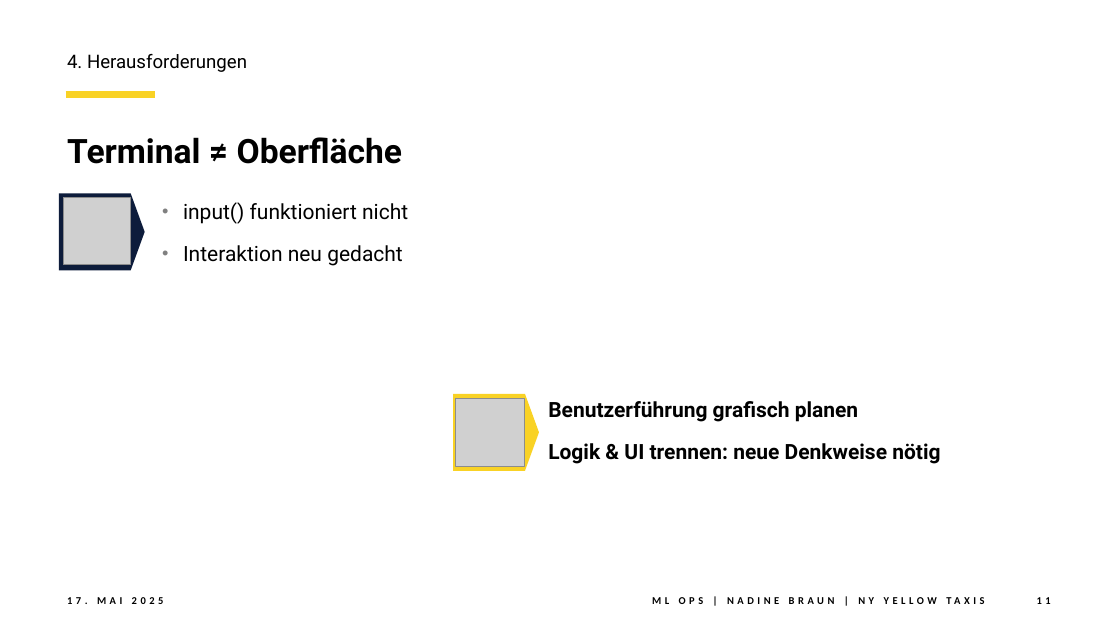
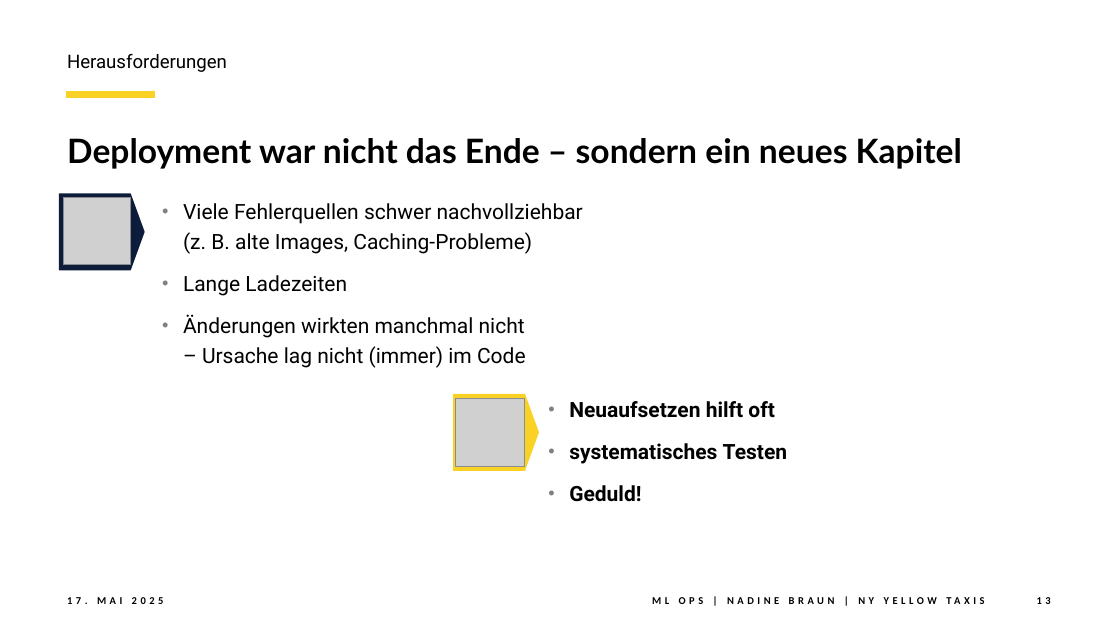
Before and after one commit to NadineBraun/MLOpsnb155, a slide deck: slide 13 of ML_Ops_NYYellowTaxi_nb155.pptx (slide 11 before the commit). Drawn at 1120x630 pixels with LibreOffice and Linux fonts; fonts in the diff are those of the drawing; grey boxes stand for pictures. Boxes give left, top, right and bottom in pixels: in the first picture for what was removed or moved away, otherwise in the second. Text is boxed around its words. In the diff, an @@ line names an element or a change of style, - is before the commit and + after.

```diff
--- a/ML_Ops_NYYellowTaxi_nb155.pptx
+++ b/ML_Ops_NYYellowTaxi_nb155.pptx
@@ text at <box>67,54,227,72</box>: text changed @@
-4. Herausforderungen
+Herausforderungen
@@ title at <box>67,138,962,169</box>: text changed; font Roboto to Lato @@
-Terminal ≠ Oberfläche
+Deployment war nicht das Ende – sondern ein neues Kapitel
@@ text at <box>183,203,583,368</box>: text changed @@
-• input() funktioniert nicht
-• Interaktion neu gedacht
+• Viele Fehlerquellen schwer nachvollziehbar
+  (z. B. alte Images, Caching-Probleme)
+• Lange Ladezeiten
+• Änderungen wirkten manchmal nicht
+  – Ursache lag nicht (immer) im Code
@@ text at <box>569,401,787,502</box>: text changed @@
-Benutzerführung grafisch planen
-Logik & UI trennen: neue Denkweise nötig
+• Neuaufsetzen hilft oft
+• systematisches Testen
+• Geduld!
```
Also in this commit, not shown: 14 other slides changed, 1 other file.
